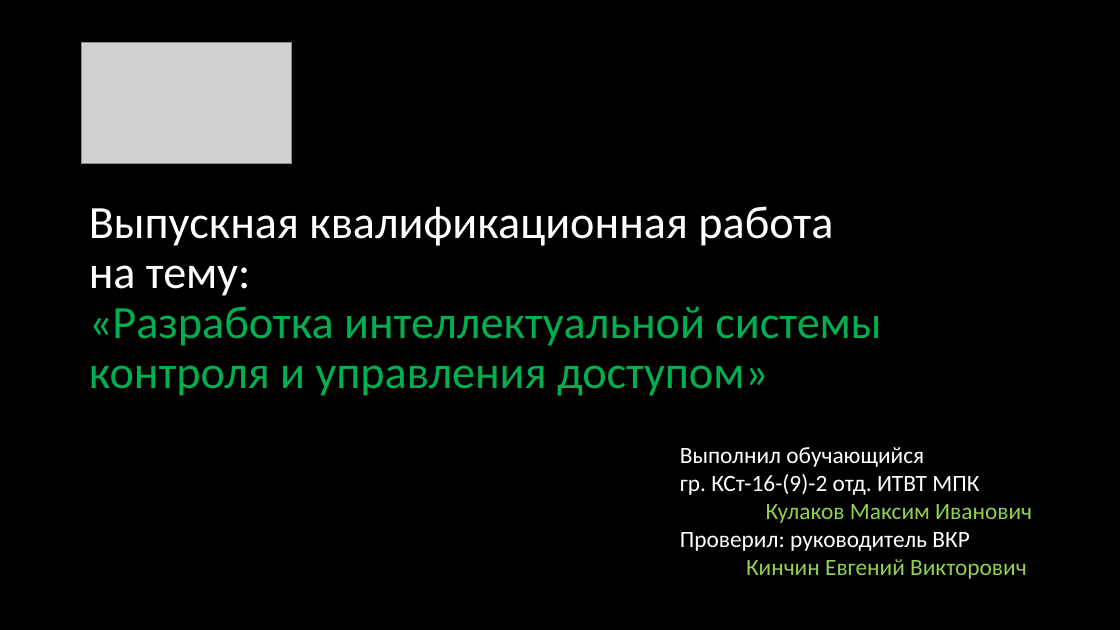
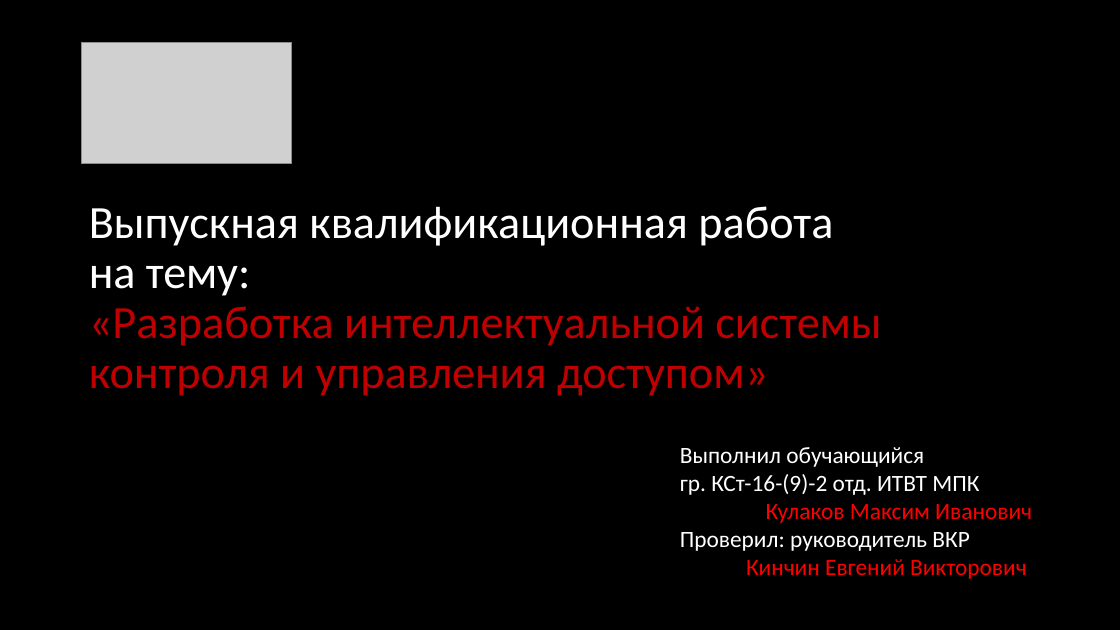
Before and after one commit to maxim5858mru/graduate-work-college-tiu, a slide deck: slide 1 of Text/Дипломная работа/Презентация.pptx. Drawn at 1120x630 pixels with LibreOffice and Linux fonts; fonts in the diff are those of the drawing; grey boxes stand for pictures. Boxes give left, top, right and bottom in pixels: in the first picture for what was removed or moved away, otherwise in the second. Text is boxed around its words. In the diff, an @@ line names an element or a change of style, - is before the commit and + after.

```diff
--- a/Text/Дипломная работа/Презентация.pptx
+++ b/Text/Дипломная работа/Презентация.pptx
@@ title "Выпускная квалификационная работа на тему: ..." at [89,206,881,396]: text colour #00B050 to #C00000 in "«Разработка интеллектуальной системы контроля и управления д ..." @@
@@ subtitle at [746,504,1032,579]: text colour #92D050 to #FF0000 in "Кулаков Максим Иванович", "Кинчин Евгений Викторович" @@
```
Also in this commit, not shown: 5 other slides changed, 1 slide added, 7 other files.
